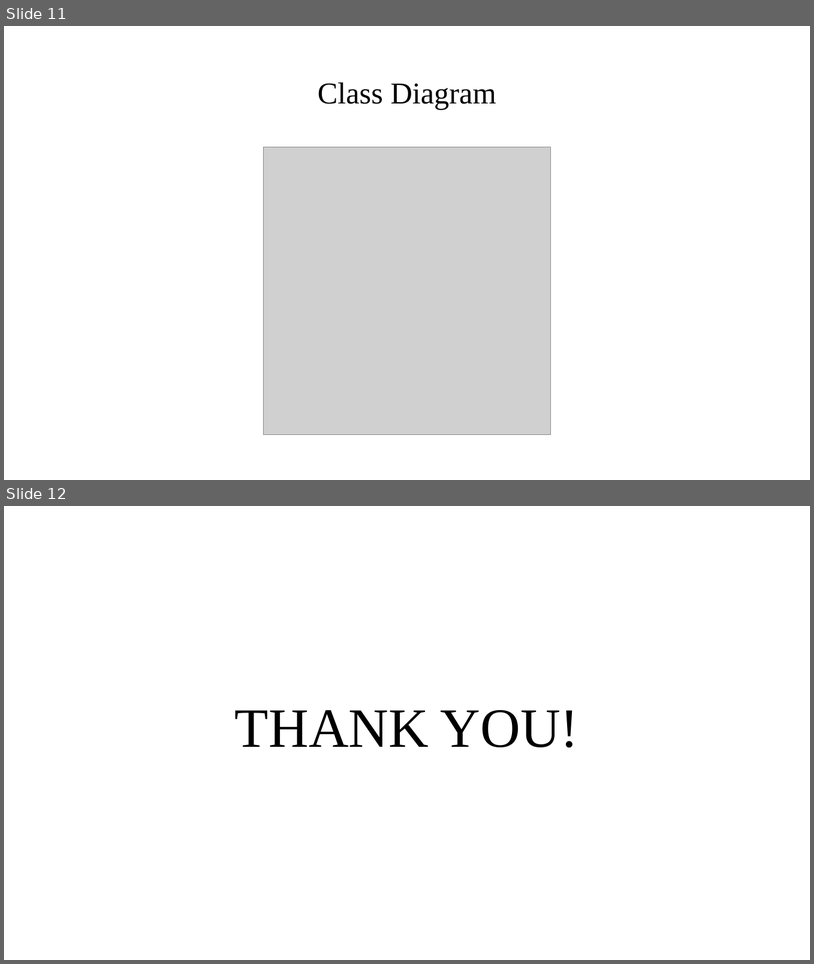
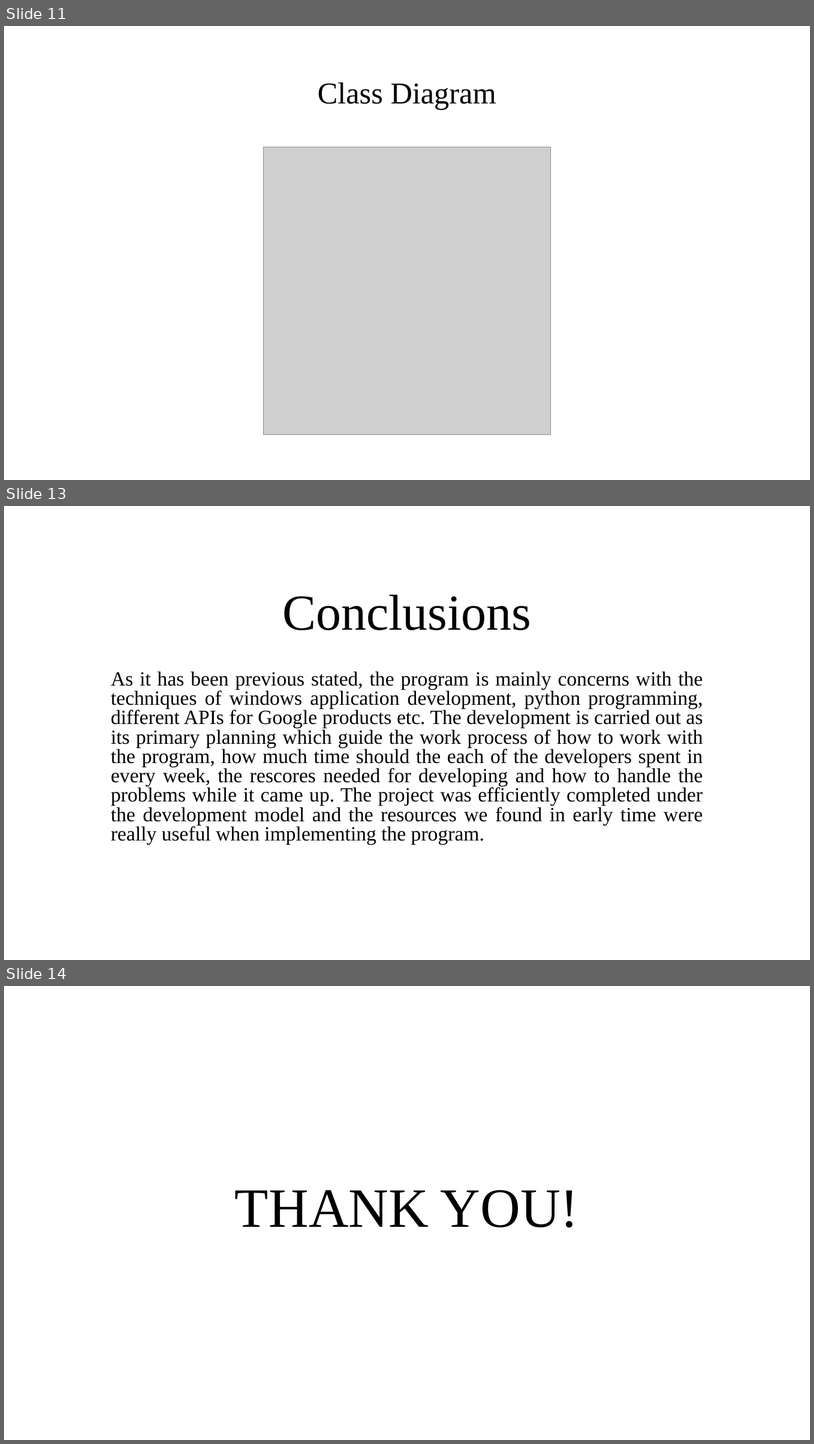
Before and after one commit to yogesh2104/miniProject, a slide deck: Documentation/DESKTOP PERSONAL ASSISTANT.pptx. Shown one above the other, each under a label of ours: slides 11 and 12 before the commit, slides 11, 13 and 14 after it; the slides between them are not shown. The pictures are 814x964 and 814x1444 pixels, drawn with LibreOffice and Linux fonts; fonts in the diff are those of the drawing; grey boxes stand for pictures. Boxes give left, top, right and bottom in pixels: in the first picture for what was removed or moved away, otherwise in the second. Text is boxed around its words. In the diff, an @@ line names an element or a change of style, - is before the commit and + after.

```diff
--- a/Documentation/DESKTOP PERSONAL ASSISTANT.pptx
+++ b/Documentation/DESKTOP PERSONAL ASSISTANT.pptx
@@ slide 13 added at <box>4,506,810,960</box>, background #FFFFFF @@
@@ title added at <box>282,594,531,630</box>, 60 pt, text #000000 @@
+Conclusions
@@ subtitle added at <box>111,671,704,844</box>, 24 pt, text #000000 @@
+As it has been previous stated, the program is mainly concerns with the techniques of windows application development, python programming, different APIs for Google products etc. The development is carried out as its primary planning which guide the work process of how to work with the program, how much time should the each of the developers spent in every week, the rescores needed for developing and how to handle the problems while it came up. The project was efficiently completed under the development model and the resources we found in early time were really useful when implementing the program.
@@ what was slide 12 is now slide 14 @@
```
Also in this commit, not shown: 1 slide changed, 1 other slide added, 2 other files.
